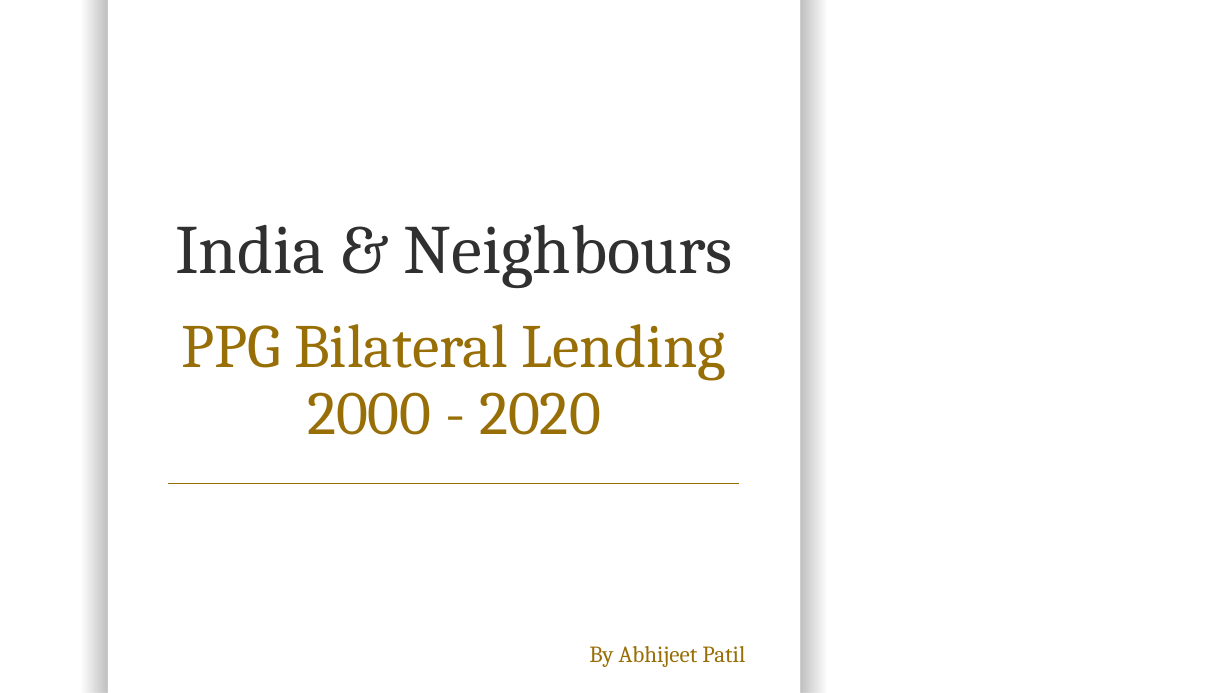
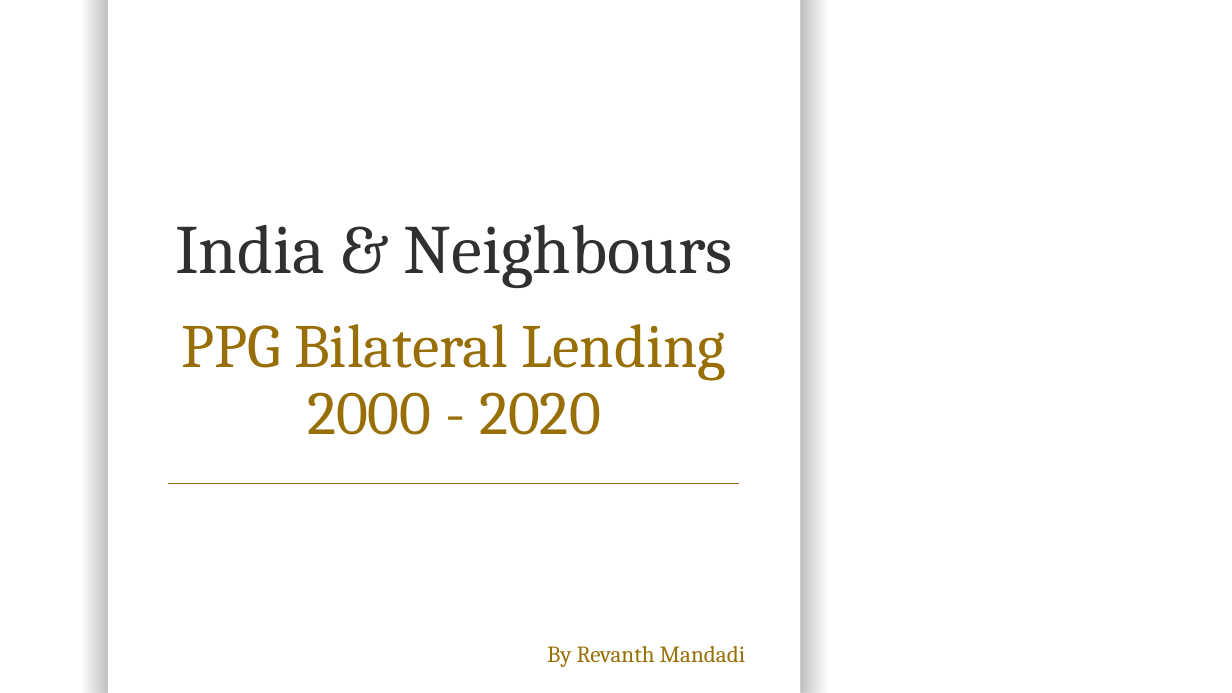
Before and after one commit to rmandadi1793/International-Debt-Analysis, a slide deck: slide 1 of International-Debt-Statistics-main/International-Debt-Statistics-main/Bilateral Debt Analysis Presentation.pptx. Drawn at 1232x693 pixels with LibreOffice and Linux fonts; fonts in the diff are those of the drawing; background and template pictures are left out. Boxes give left, top, right and bottom in pixels: in the first picture for what was removed or moved away, otherwise in the second. Text is boxed around its words. In the diff, an @@ line names an element or a change of style, - is before the commit and + after.

```diff
--- a/International-Debt-Statistics-main/International-Debt-Statistics-main/Bilateral Debt Analysis Presentation.pptx
+++ b/International-Debt-Statistics-main/International-Debt-Statistics-main/Bilateral Debt Analysis Presentation.pptx
@@ text at box(547, 646, 746, 667): text changed @@
-By Abhijeet Patil
+By Revanth Mandadi
```
